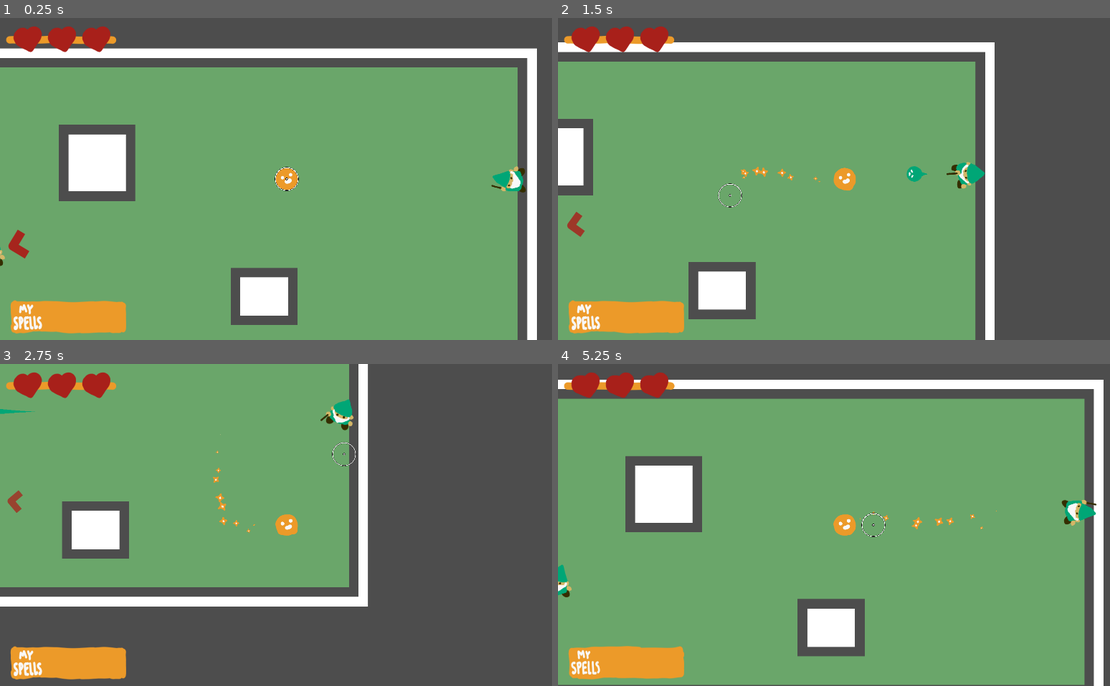
Above: before the commit, frames 1-4 (two rows, left to right).
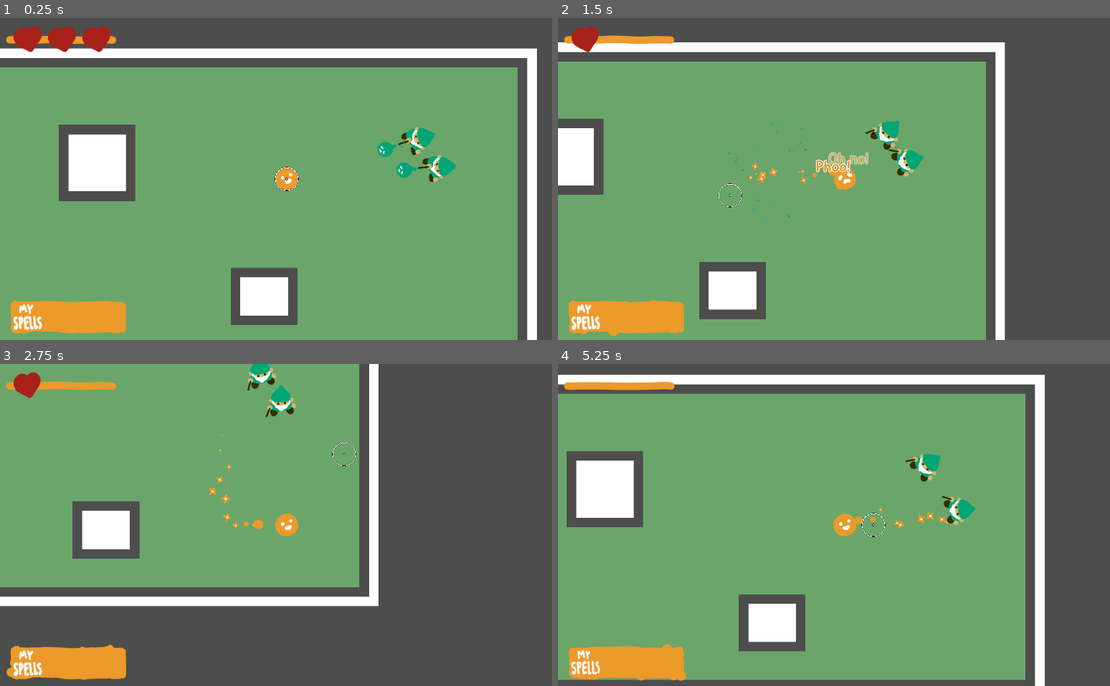
Above: after the commit, the same moments.

Repository: Tzeryushi/A-Wizard-Casting-Spell
Game: Godot game, scene res://Scenes/TestScene.tscn
The game is run twice, just before and just after one commit, with the same random seed, the same clock (stepped at 60 frames per second) and the same inputs. This scene is started directly instead of the project's main scene.
Inputs (mouse positions are in pixels of both pictures, inside the frame that each line leads up to):
- Up to frame 1 (0.25 s): no input
- Up to frame 2 (1.5 s): move the mouse to (972, 162) at 0.52 s; hold D (move_right) 0.53-1.28 s; tap Space (flip) at 0.6, 1.35 s; move the mouse to (729, 195) at 1.27 s; hold S (move_down) from 1.28 s (still down)
- Up to frame 3 (2.75 s): move the mouse to (342, 454) at 2.02 s; release S (move_down) at 2.03 s; hold D (move_right) from 2.03 s (still down); click (342, 454) at 2.1 s; tap Space (flip) at 2.3 s
- Up to frame 4 (5.25 s): move the mouse to (817, 589) at 2.77 s; release D (move_right) at 2.78 s; hold W (move_up) 2.78-3.53 s; tap Space (flip) at 2.85, 3.6, 4.55, 5.1 s; move the mouse to (1016, 573) at 3.52 s; hold A (move_left) 3.53-5.03 s; move the mouse to (673, 476) at 4.27 s; click (673, 476) at 4.35 s; move the mouse to (872, 525) at 5.02 s; hold S (move_down) from 5.03 s (still down)

The runs differ from the first frame. In frame 1, 1.4% of the frame differs, in the area x 0-96%, y 34-78%; in frame 2, 9.0%; in frame 3, 7.0%; in frame 4, 28%, in the area x 0-99%, y 2-100%.

Commit message:
New particles, assets, warp selection tweaks

Diff:
--- a/Art/Particles/BlueBlast.tscn
+++ b/Art/Particles/BlueBlast.tscn
@@ -14,3 +14,4 @@
 texture = ExtResource("3_at25v")
 one_shot = true
 explosiveness = 1.0
+fixed_fps = 60
--- a/Art/Particles/GreenBlast.tscn
+++ b/Art/Particles/GreenBlast.tscn
@@ -14,3 +14,4 @@
 texture = ExtResource("3_36flb")
 one_shot = true
 explosiveness = 1.0
+fixed_fps = 60
--- a/Art/Particles/RedBlast.tscn
+++ b/Art/Particles/RedBlast.tscn
@@ -14,3 +14,4 @@
 texture = ExtResource("3_pmsrh")
 one_shot = true
 explosiveness = 1.0
+fixed_fps = 60
--- a/Art/Particles/SpellBlast.tscn
+++ b/Art/Particles/SpellBlast.tscn
@@ -14,3 +14,4 @@
 texture = ExtResource("3_yt8qh")
 one_shot = true
 explosiveness = 1.0
+fixed_fps = 60
--- /dev/null
+++ b/Art/Particles/SporeTrail.tres
@@ -0,0 +1,26 @@
+[gd_resource type="ParticleProcessMaterial" load_steps=3 format=3 uid="uid://7gdjg41bxr8c"]
+
+[sub_resource type="Curve" id="Curve_ommc8"]
+_data = [Vector2(0, 0.494662), 0.0, 0.0, 0, 0, Vector2(0.097852, 1), 0.0, 0.0, 0, 0, Vector2(0.520286, 0.00355875), 0.0, 0.0, 0, 0]
+point_count = 3
+
+[sub_resource type="CurveTexture" id="CurveTexture_vdqrk"]
+curve = SubResource("Curve_ommc8")
+
+[resource]
+emission_shape = 1
+emission_sphere_radius = 23.68
+particle_flag_disable_z = true
+direction = Vector3(0, 0, 0)
+spread = 180.0
+gravity = Vector3(0, 0, 0)
+initial_velocity_min = 1.0
+initial_velocity_max = 4.0
+angular_velocity_min = -91.27
+angular_velocity_max = 81.13
+orbit_velocity_min = 0.0
+orbit_velocity_max = 0.0
+linear_accel_min = -1.41
+linear_accel_max = 8.45
+scale_min = 0.7
+scale_curve = SubResource("CurveTexture_vdqrk")
--- a/Assets/Actors/Enemy/Enemy.tscn
+++ b/Assets/Actors/Enemy/Enemy.tscn
@@ -24,7 +24,7 @@
 radius = 29.1548
 
 [sub_resource type="CircleShape2D" id="CircleShape2D_k2rty"]
-radius = 43.0
+radius = 71.0
 
 [sub_resource type="CircleShape2D" id="CircleShape2D_3txsp"]
 radius = 31.0644
--- a/Assets/Actors/Player/Mouse.gd
+++ b/Assets/Actors/Player/Mouse.gd
@@ -31,9 +31,9 @@
 	if parent_node is Enemy and parent_node.is_in_group("Enemy"):
 		if parent_node == valid_flip_array.back():
 			remove_selector()
+			if valid_flip_array.size() != 1:
+				set_selector(valid_flip_array.back())
 		valid_flip_array.erase(parent_node)
-		if !valid_flip_array.is_empty():
-			set_selector(valid_flip_array.back())
 
 func can_flip() -> bool:
 	if !valid_flip_array.is_empty():
--- a/Assets/Actors/Player/Player.gd
+++ b/Assets/Actors/Player/Player.gd
@@ -44,10 +44,10 @@
 	mouse.unglow_enemies()
 
 	#add arrows
-	for enemy in get_tree().get_nodes_in_group("Enemy"):
-		if is_instance_valid(enemy):
+	for scene_enemy in get_tree().get_nodes_in_group("Enemy"):
+		if is_instance_valid(scene_enemy):
 			var new_arrow = _enemy_arrow_scene.instantiate()
-			new_arrow.set_up_arrow(enemy)
+			new_arrow.set_up_arrow(scene_enemy)
 			arrows.append(new_arrow)
 			add_child(new_arrow)
 
--- a/Assets/Actors/Player/Player.tscn
+++ b/Assets/Actors/Player/Player.tscn
@@ -20,6 +20,7 @@
 [ext_resource type="Texture2D" uid="uid://ciqdnl3fmpft4" path="res://Assets/Actors/Player/Spello/SpelloSpore.PNG" id="16_6pi52"]
 [ext_resource type="Material" uid="uid://bhhs27c3wxye3" path="res://Art/Particles/PlayerSparkle.tres" id="16_glrw5"]
 [ext_resource type="Material" uid="uid://bd7haj6qahdlo" path="res://Assets/Actors/Player/PlayerSpores.tres" id="18_13feu"]
+[ext_resource type="Material" uid="uid://7gdjg41bxr8c" path="res://Art/Particles/SporeTrail.tres" id="21_qrw3o"]
 
 [sub_resource type="SpriteFrames" id="SpriteFrames_1xjfw"]
 animations = [{
@@ -69,7 +70,7 @@
 radius = 33.2415
 
 [sub_resource type="CircleShape2D" id="CircleShape2D_wm0y4"]
-radius = 43.1045
+radius = 9.05539
 
 [sub_resource type="SpriteFrames" id="SpriteFrames_vcaqb"]
 animations = [{
@@ -187,14 +188,24 @@
 amount = 12
 process_material = ExtResource("16_glrw5")
 texture = ExtResource("14_lesmq")
+fixed_fps = 60
 visibility_rect = Rect2(-1000, -1000, 2000, 2000)
 
 [node name="SporeParticles" type="GPUParticles2D" parent="."]
 z_index = -1
 process_material = ExtResource("18_13feu")
 texture = ExtResource("16_6pi52")
+fixed_fps = 60
 visibility_rect = Rect2(-1000, -1000, 2000, 2000)
 local_coords = true
+
+[node name="SporeTrail" type="GPUParticles2D" parent="."]
+z_index = -1
+process_material = ExtResource("21_qrw3o")
+texture = ExtResource("16_6pi52")
+lifetime = 0.7
+fixed_fps = 60
+visibility_rect = Rect2(-1000, -1000, 2000, 2000)
 
 [node name="Camera" type="Camera2D" parent="."]
 
--- a/Assets/HUD/hud.tscn
+++ b/Assets/HUD/hud.tscn
@@ -1,15 +1,40 @@
-[gd_scene load_steps=12 format=3 uid="uid://dmyn7qvgjvqhg"]
+[gd_scene load_steps=16 format=3 uid="uid://dmyn7qvgjvqhg"]
 
 [ext_resource type="Script" path="res://Assets/HUD/SpellHolder.gd" id="1_v2pjl"]
 [ext_resource type="Script" path="res://Assets/HUD/HUD.gd" id="1_xyp78"]
 [ext_resource type="FontFile" uid="uid://b80jfixxknyn3" path="res://Art/Fonts/SS Pretzel Bold.otf" id="2_m0tpc"]
 [ext_resource type="Resource" uid="uid://bkeyu2gl4l2r2" path="res://Assets/HUD/DeadWizardStorage/WizardImageRef.tres" id="3_e4q3i"]
 [ext_resource type="Texture2D" uid="uid://cxgyuq0pr02fk" path="res://Assets/HUD/DeadWizardStorage/SpellBox1.PNG" id="4_ie1aj"]
+[ext_resource type="Texture2D" uid="uid://ciqdnl3fmpft4" path="res://Assets/Actors/Player/Spello/SpelloSpore.PNG" id="4_qp7gn"]
 [ext_resource type="PackedScene" uid="uid://bdnm0yed5p1hk" path="res://Assets/HUD/OtherElements/Heart.tscn" id="4_utwvg"]
 [ext_resource type="Texture2D" uid="uid://d0yqbt2rvlkko" path="res://Assets/HUD/DeadWizardStorage/SpellBox2.PNG" id="5_lqqfk"]
 [ext_resource type="Texture2D" uid="uid://r5c7augmw26i" path="res://Assets/HUD/DeadWizardStorage/SpellBox3.PNG" id="6_abul1"]
 [ext_resource type="Script" path="res://Assets/HUD/HeartHolder.gd" id="6_fflw6"]
 [ext_resource type="PackedScene" uid="uid://c0s2sukkibcgn" path="res://Assets/HUD/OtherElements/HeartBar.tscn" id="10_mvyw5"]
+
+[sub_resource type="Curve" id="Curve_ommc8"]
+_data = [Vector2(0, 0), 0.0, 0.0, 0, 0, Vector2(0.502024, 1), 0.0, 0.0, 0, 0, Vector2(1, 0), 0.0, 0.0, 0, 0]
+point_count = 3
+
+[sub_resource type="CurveTexture" id="CurveTexture_vdqrk"]
+curve = SubResource("Curve_ommc8")
+
+[sub_resource type="ParticleProcessMaterial" id="ParticleProcessMaterial_ab0fx"]
+emission_shape = 3
+emission_box_extents = Vector3(195, 50, 1)
+particle_flag_disable_z = true
+direction = Vector3(0, 0, 0)
+spread = 180.0
+gravity = Vector3(0, 0, 0)
+initial_velocity_min = 1.0
+initial_velocity_max = 4.0
+angular_velocity_min = -91.27
+angular_velocity_max = 81.13
+orbit_velocity_min = 0.0
+orbit_velocity_max = 0.0
+linear_accel_min = -1.41
+linear_accel_max = 8.45
+scale_curve = SubResource("CurveTexture_vdqrk")
 
 [sub_resource type="AnimatedTexture" id="AnimatedTexture_bl042"]
 frames = 3
@@ -44,6 +69,13 @@
 mouse_filter = 2
 script = ExtResource("1_v2pjl")
 wizard_refs = ExtResource("3_e4q3i")
+
+[node name="GPUParticles2D" type="GPUParticles2D" parent="Full HUD/SpellHolder"]
+position = Vector2(224, 8)
+amount = 30
+process_material = SubResource("ParticleProcessMaterial_ab0fx")
+texture = ExtResource("4_qp7gn")
+visibility_rect = Rect2(-2000, -2000, 4000, 4000)
 
 [node name="Storage" type="TextureRect" parent="Full HUD/SpellHolder"]
 layout_mode = 2
--- a/Assets/Spells/BaseSpell.tscn
+++ b/Assets/Spells/BaseSpell.tscn
@@ -1,9 +1,10 @@
-[gd_scene load_steps=7 format=3 uid="uid://brec14f0yf1mg"]
+[gd_scene load_steps=8 format=3 uid="uid://brec14f0yf1mg"]
 
 [ext_resource type="Script" path="res://Assets/Spells/BaseSpell.gd" id="1_dt5t7"]
 [ext_resource type="Texture2D" uid="uid://yy6nhojaws0q" path="res://Assets/Spells/SpellArt/GreenSpell.PNG" id="2_7n3w5"]
 [ext_resource type="PackedScene" uid="uid://b0kiolttymo7q" path="res://Art/Particles/SpellBlast.tscn" id="2_gdk0b"]
 [ext_resource type="Script" path="res://Assets/Spells/Trail.gd" id="2_ppqx6"]
+[ext_resource type="Material" uid="uid://7gdjg41bxr8c" path="res://Art/Particles/SporeTrail.tres" id="5_013j2"]
 
 [sub_resource type="CircleShape2D" id="CircleShape2D_uo8hf"]
 radius = 24.0208
@@ -34,5 +35,12 @@
 script = ExtResource("2_ppqx6")
 trail_length = 30
 
+[node name="ParticleTrail" type="GPUParticles2D" parent="."]
+visible = false
+z_index = -1
+process_material = ExtResource("5_013j2")
+lifetime = 0.6
+fixed_fps = 60
+
 [connection signal="area_entered" from="Hitbox" to="." method="_on_hitbox_area_entered"]
 [connection signal="body_entered" from="Hitbox" to="." method="_on_hitbox_body_entered"]
--- a/Assets/Spells/EnemySpells/BlueSpell.tscn
+++ b/Assets/Spells/EnemySpells/BlueSpell.tscn
@@ -1,8 +1,9 @@
-[gd_scene load_steps=4 format=3 uid="uid://df6jnfl0vrlb4"]
+[gd_scene load_steps=5 format=3 uid="uid://df6jnfl0vrlb4"]
 
 [ext_resource type="PackedScene" uid="uid://brec14f0yf1mg" path="res://Assets/Spells/BaseSpell.tscn" id="1_v1lqr"]
 [ext_resource type="PackedScene" uid="uid://suyje522dovj" path="res://Art/Particles/BlueBlast.tscn" id="2_3kfsw"]
 [ext_resource type="Texture2D" uid="uid://bm34u81l2fndi" path="res://Assets/Spells/SpellArt/BlueSpell.PNG" id="2_ajc66"]
+[ext_resource type="Texture2D" uid="uid://karqynra7m80" path="res://Assets/Spells/SpellArt/BlueBlub.PNG" id="4_eywtr"]
 
 [node name="BlueSpell" instance=ExtResource("1_v1lqr")]
 blast_scene = ExtResource("2_3kfsw")
@@ -12,3 +13,7 @@
 
 [node name="Trail" parent="." index="2"]
 default_color = Color(0.203922, 0.34902, 0.584314, 1)
+
+[node name="ParticleTrail" parent="." index="3"]
+visible = true
+texture = ExtResource("4_eywtr")
--- a/Assets/Spells/EnemySpells/GreenSpell.tscn
+++ b/Assets/Spells/EnemySpells/GreenSpell.tscn
@@ -1,7 +1,8 @@
-[gd_scene load_steps=3 format=3 uid="uid://bojbqojwsx1ie"]
+[gd_scene load_steps=4 format=3 uid="uid://bojbqojwsx1ie"]
 
 [ext_resource type="PackedScene" uid="uid://brec14f0yf1mg" path="res://Assets/Spells/BaseSpell.tscn" id="1_0ovdb"]
 [ext_resource type="PackedScene" uid="uid://be4qtmxomon07" path="res://Art/Particles/GreenBlast.tscn" id="2_lhmbq"]
+[ext_resource type="Texture2D" uid="uid://hf10tlu67csw" path="res://Assets/Spells/SpellArt/GreenBlub.PNG" id="3_phtsl"]
 
 [node name="GreenSpell" instance=ExtResource("1_0ovdb")]
 blast_scene = ExtResource("2_lhmbq")
@@ -10,3 +11,7 @@
 width = 30.0
 default_color = Color(0, 0.65098, 0.462745, 1)
 trail_length = 12
+
+[node name="ParticleTrail" parent="." index="3"]
+visible = true
+texture = ExtResource("3_phtsl")
--- a/Assets/Spells/EnemySpells/RedSpell.tscn
+++ b/Assets/Spells/EnemySpells/RedSpell.tscn
@@ -1,8 +1,9 @@
-[gd_scene load_steps=4 format=3 uid="uid://xca31tb724id"]
+[gd_scene load_steps=5 format=3 uid="uid://xca31tb724id"]
 
 [ext_resource type="PackedScene" uid="uid://brec14f0yf1mg" path="res://Assets/Spells/BaseSpell.tscn" id="1_j2yft"]
 [ext_resource type="Texture2D" uid="uid://crqulkb0ub0lj" path="res://Assets/Spells/SpellArt/RedSpell.PNG" id="2_av0gw"]
 [ext_resource type="PackedScene" uid="uid://cll3qdcohxquh" path="res://Art/Particles/RedBlast.tscn" id="2_e5qmw"]
+[ext_resource type="Texture2D" uid="uid://cjj033bff1s8e" path="res://Assets/Spells/SpellArt/RedBlub.PNG" id="4_nf4jg"]
 
 [node name="RedSpell" instance=ExtResource("1_j2yft")]
 blast_scene = ExtResource("2_e5qmw")
@@ -13,3 +14,7 @@
 
 [node name="Trail" parent="." index="2"]
 default_color = Color(0.658824, 0.12549, 0.101961, 1)
+
+[node name="ParticleTrail" parent="." index="3"]
+visible = true
+texture = ExtResource("4_nf4jg")
--- a/Assets/TextPopper.tscn
+++ /dev/null
@@ -1,8 +0,0 @@
-[gd_scene load_steps=3 format=3 uid="uid://b1r5a87461uu3"]
-
-[ext_resource type="Script" path="res://Assets/TextPopper.gd" id="1_b2wy3"]
-[ext_resource type="PackedScene" uid="uid://b0cdvcqt8u3yy" path="res://Assets/TextPop.tscn" id="2_nj52a"]
-
-[node name="TextPopper" type="Node2D"]
-script = ExtResource("1_b2wy3")
-pop_block = ExtResource("2_nj52a")
--- a/Assets/TextPop.tscn
+++ b/Assets/Tools/TextPopper/TextPop.tscn
@@ -1,9 +1,9 @@
 [gd_scene load_steps=2 format=3 uid="uid://b0cdvcqt8u3yy"]
 
-[ext_resource type="Script" path="res://Assets/TextPop.gd" id="1_kgmu1"]
+[ext_resource type="Script" path="res://Assets/Tools/TextPopper/TextPop.gd" id="1_ouee7"]
 
 [node name="Node2D" type="Node2D"]
-script = ExtResource("1_kgmu1")
+script = ExtResource("1_ouee7")
 
 [node name="PopText" type="RichTextLabel" parent="."]
 clip_contents = false
--- /dev/null
+++ b/Assets/Tools/TextPopper/TextPopper.tscn
@@ -0,0 +1,8 @@
+[gd_scene load_steps=3 format=3 uid="uid://b1r5a87461uu3"]
+
+[ext_resource type="Script" path="res://Assets/Tools/TextPopper/TextPopper.gd" id="1_ws08h"]
+[ext_resource type="PackedScene" uid="uid://b0cdvcqt8u3yy" path="res://Assets/Tools/TextPopper/TextPop.tscn" id="2_mv2fr"]
+
+[node name="TextPopper" type="Node2D"]
+script = ExtResource("1_ws08h")
+pop_block = ExtResource("2_mv2fr")
--- a/Scenes/TestScene.tscn
+++ b/Scenes/TestScene.tscn
@@ -19,9 +19,9 @@
 position = Vector2(1099, 434)
 
 [node name="GreenWizard" parent="." instance=ExtResource("6_cayom")]
-position = Vector2(110, 677)
+position = Vector2(1544, 300)
 
 [node name="HUD" parent="." instance=ExtResource("7_rxkmq")]
 
 [node name="GreenWizard2" parent="." instance=ExtResource("6_cayom")]
-position = Vector2(1849, 438)
+position = Vector2(1612, 395)
--- a/project.godot
+++ b/project.godot
@@ -23,7 +23,7 @@
 Shake="*res://Assets/Shake.gd"
 AudioManager="*res://Assets/AudioManager.gd"
 SoundtrackManager="*res://Assets/SoundtrackManager.tscn"
-TextPopper="*res://Assets/TextPopper.tscn"
+TextPopper="*res://Assets/Tools/TextPopper/TextPopper.tscn"
 
 [display]
 
Not shown: 1 places in Assets/Actors/Player/Player.tscn that only renumber resources
Renamed: Art/wizardingspellart/BlueBlub.PNG -> Assets/Spells/SpellArt/BlueBlub.PNG
Not shown, changed: Assets/Spells/SpellArt/BlueBlub.PNG.import
Renamed: Art/wizardingspellart/GreenBlub.PNG -> Assets/Spells/SpellArt/GreenBlub.PNG
Not shown, changed: Assets/Spells/SpellArt/GreenBlub.PNG.import
Renamed: Art/wizardingspellart/RedBlub.PNG -> Assets/Spells/SpellArt/RedBlub.PNG
Not shown, changed: Assets/Spells/SpellArt/RedBlub.PNG.import
Renamed: Assets/TextPop.gd -> Assets/Tools/TextPopper/TextPop.gd
Renamed: Assets/TextPopper.gd -> Assets/Tools/TextPopper/TextPopper.gd
